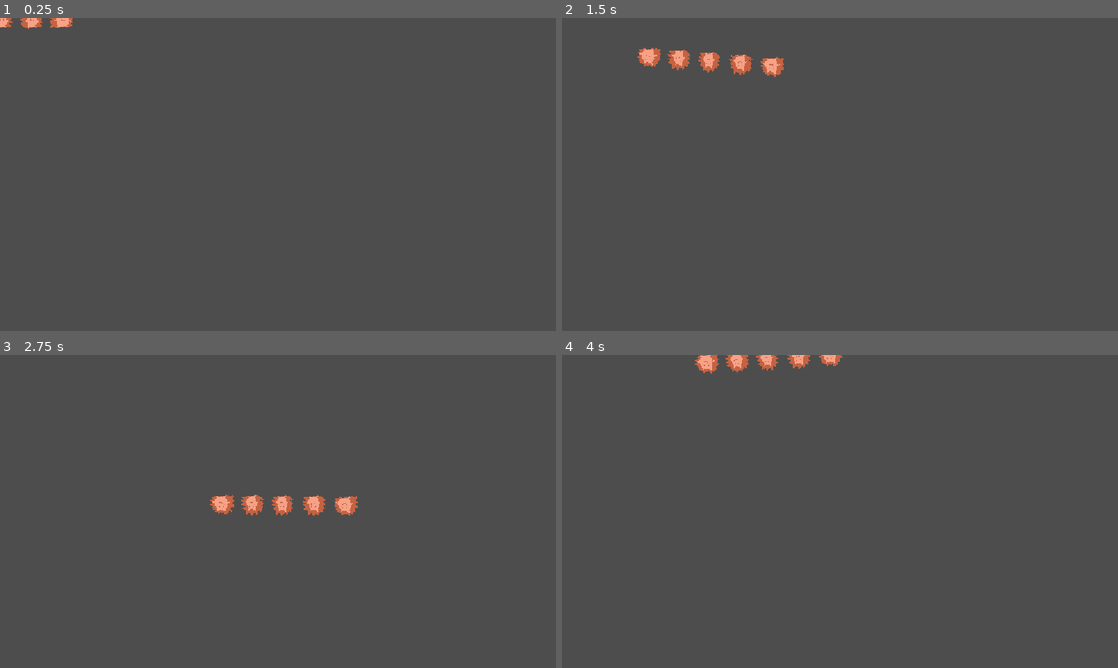
Above: before the commit, frames 1-4 (two rows, left to right).
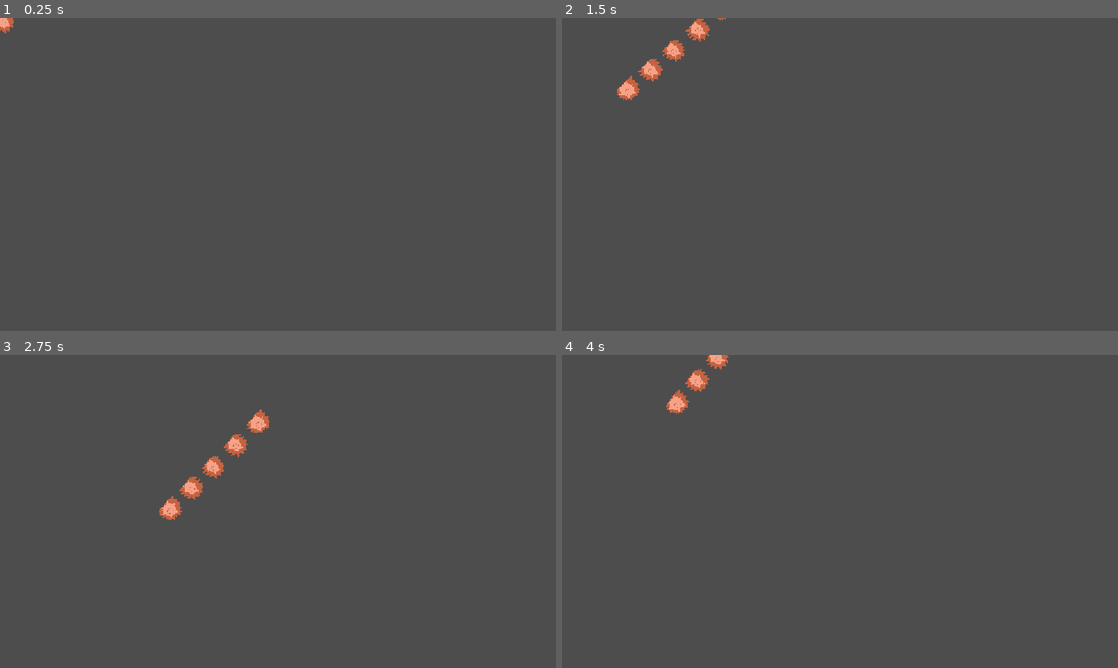
Above: after the commit, the same moments.

Repository: shreeyuvan2020/bouncydaven
Game: Godot game, scene res://node.tscn
Two runs of this game, one before a commit and one after it. Both use one fixed random seed, a clock stepped at 60 frames per second and the inputs below.
Inputs:
- Up to frame 1 (0.25 s): no input
- Up to frame 2 (1.5 s): tap Enter at 0.5 s; hold Right (ui_right) 0.53-1.28 s; hold Down (ui_down) from 1.28 s (still down)
- Up to frame 3 (2.75 s): release Down (ui_down) at 2.03 s; hold Right (ui_right) from 2.03 s (still down)
- Up to frame 4 (4 s): release Right (ui_right) at 2.78 s; hold Up (ui_up) 2.78-3.53 s; hold Left (ui_left) from 3.53 s (still down)

The runs differ from the first frame. In frame 1, 0.3% of the frame differs, in the area x 0-14%, y 0-5%; in frame 2, 1.5%; in frame 3, 1.9%, in the area x 28-65%, y 17-53%; in frame 4, 1.1%.

Commit message:
stuff

Diff:
--- a/daven_movement.gd
+++ b/daven_movement.gd
@@ -2,11 +2,23 @@
 
 @onready var sprite: Sprite2D = $Sprite2D
 
-func _physics_process(delta):
-	var input_direction = Input.get_vector("ui_left", "ui_right", "ui_up", "ui_down")
-	velocity = input_direction * 400
+@export var speed: float = 300.0
+var direction: Vector2 = Vector2.ZERO
 
-	if velocity.length() > 0:
-		sprite.rotation += 10 * delta
+func _process(delta: float) -> void:
+	# Update the stored direction whenever an arrow key is pressed
+	if Input.is_action_just_pressed("ui_right"):
+		direction = Vector2.RIGHT
+	elif Input.is_action_just_pressed("ui_left"):
+		direction = Vector2.LEFT
+	elif Input.is_action_just_pressed("ui_up"):
+		direction = Vector2.UP
+	elif Input.is_action_just_pressed("ui_down"):
+		direction = Vector2.DOWN
+
+	# Continuously move in the stored direction every frame
+	position += direction * speed * delta
+
+	sprite.rotation += 10 * delta
 
 	move_and_slide()
